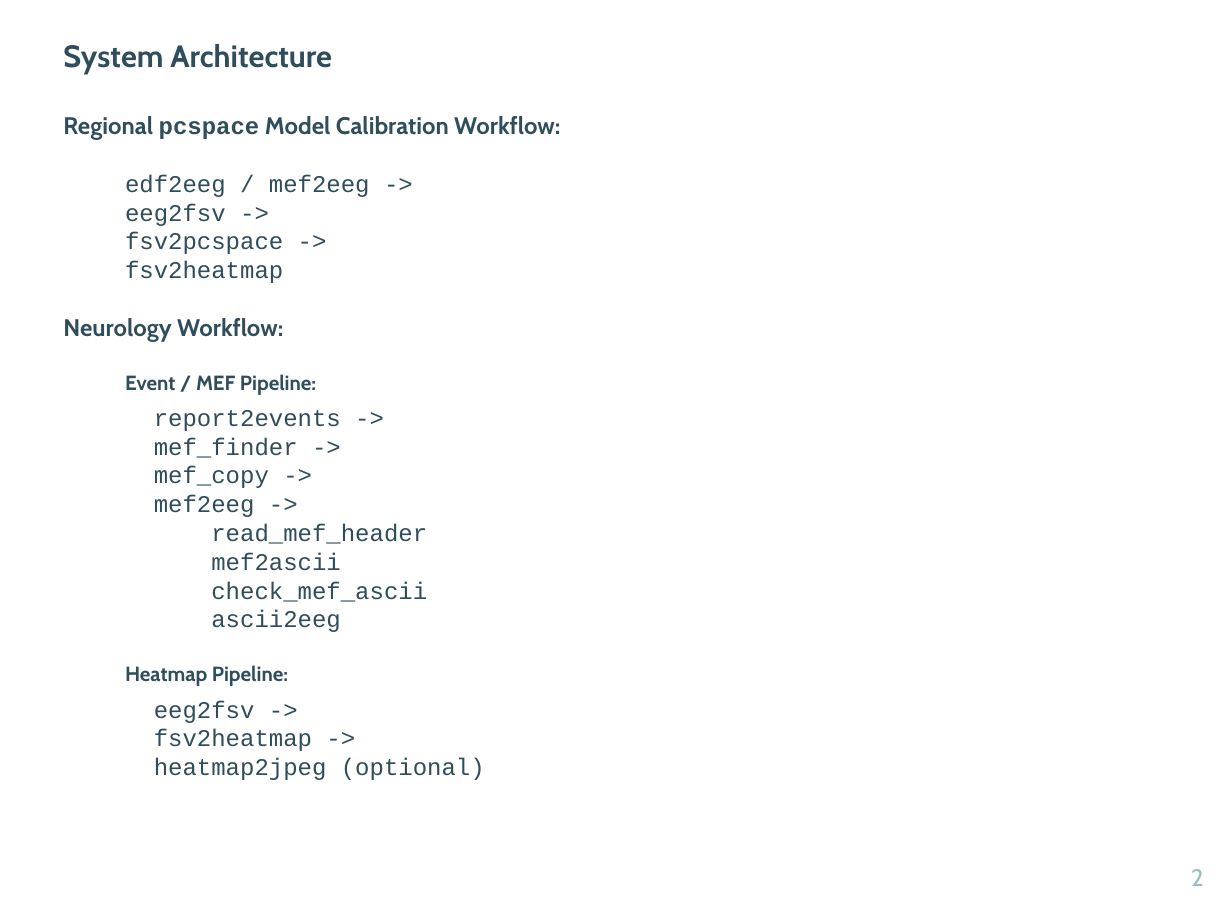
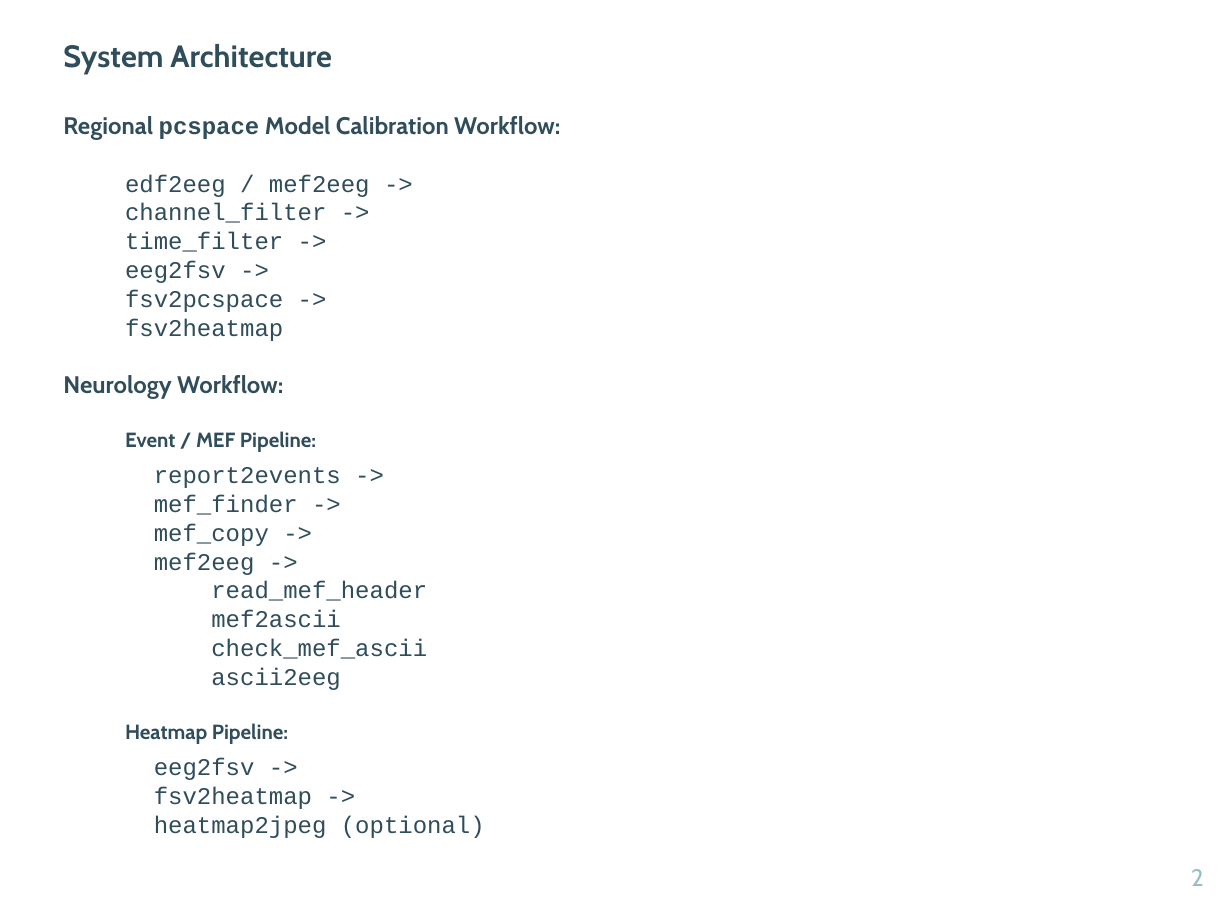
Before and after one commit to ncsl/network_neuroscience_epilepsy, a slide deck: slide 2 of EZTrack-implementation-guide.pptx. Drawn at 1232x924 pixels with LibreOffice and Linux fonts; fonts in the diff are those of the drawing. Boxes give left, top, right and bottom in pixels: in the first picture for what was removed or moved away, otherwise in the second. Text is boxed around its words. In the diff, an @@ line names an element or a change of style, - is before the commit and + after.

```diff
--- a/EZTrack-implementation-guide.pptx
+++ b/EZTrack-implementation-guide.pptx
@@ text at [125, 203, 326, 252]: paragraphs added @@
+  channel_filter ->
+  time_filter ->
```
Also in this commit, not shown: 3 other slides changed.
